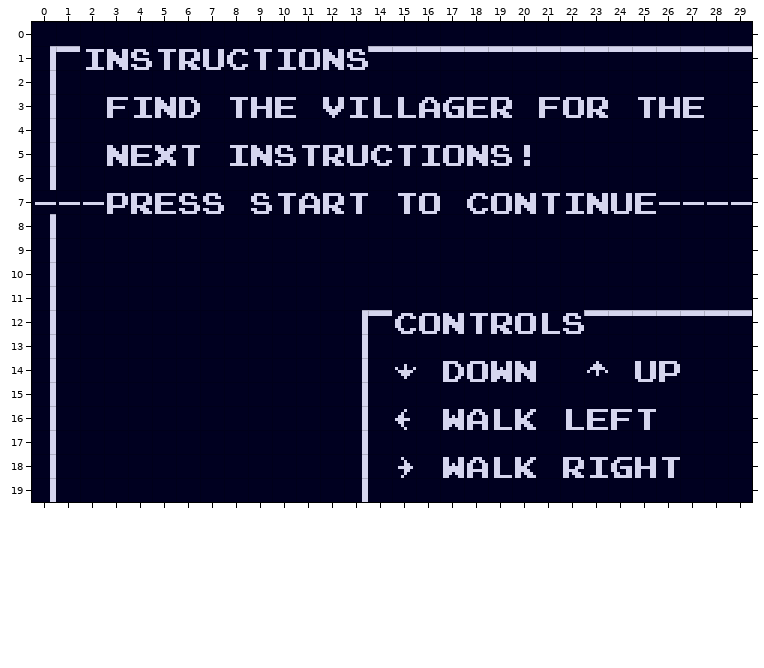
Tiled map, stored at gameInstructions.tmx. Above: the version before the commit.
Cells are 8x8 px. Shown: x 0..29, y 0..19.
And afterwards:
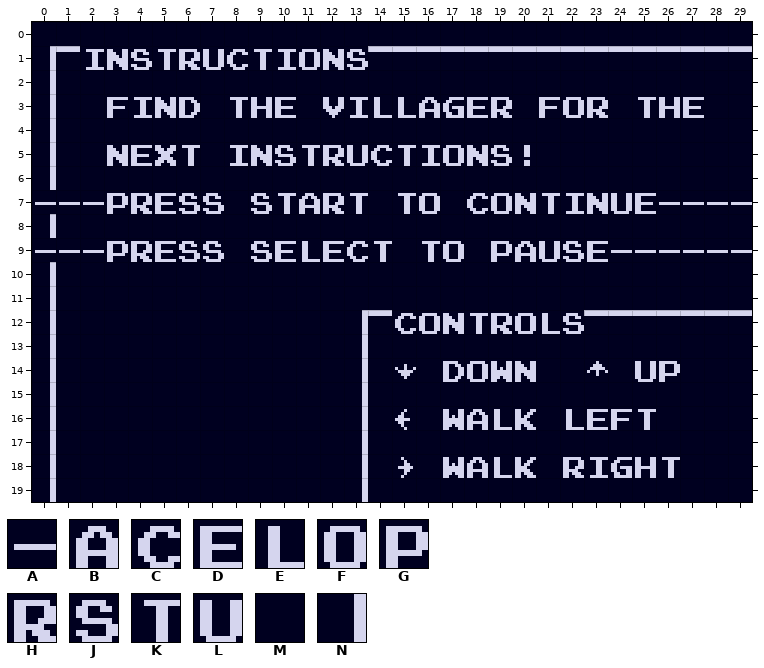
Key: from "dialogueFont": A 38, B 96, C 98, D 100, E 107, F 129, G 130, H 132, J 133, K 134, L 135, M 224, N 292.
_ is an empty cell.
Change:
Layer "Tile Layer 1":
y 9: x 0..7 NMMMMMMM -> AAAGHDJJ; x 9..14 MMMMMM -> JDEDCK; x 16..17 MM -> KF; x 19..29 MMMMMMMMMMM -> GBLJDAAAAAA
